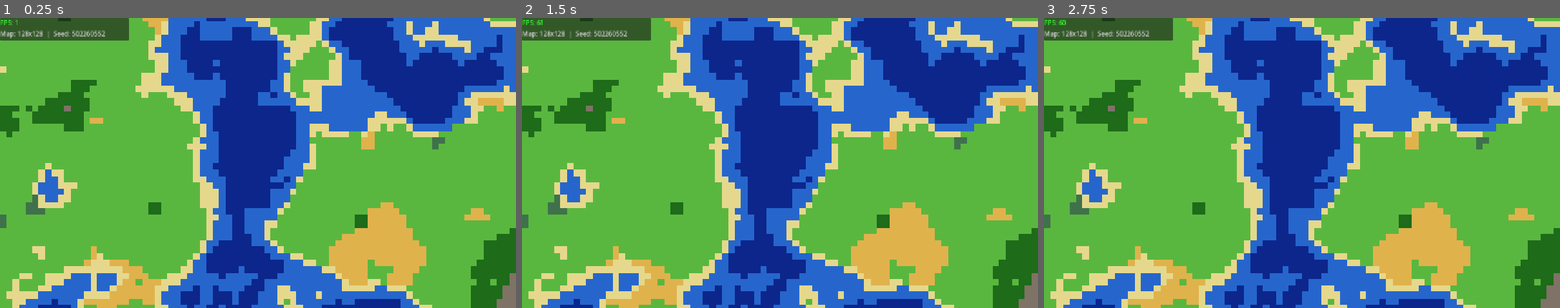
Above: before the commit, frames 1-3 (left to right).
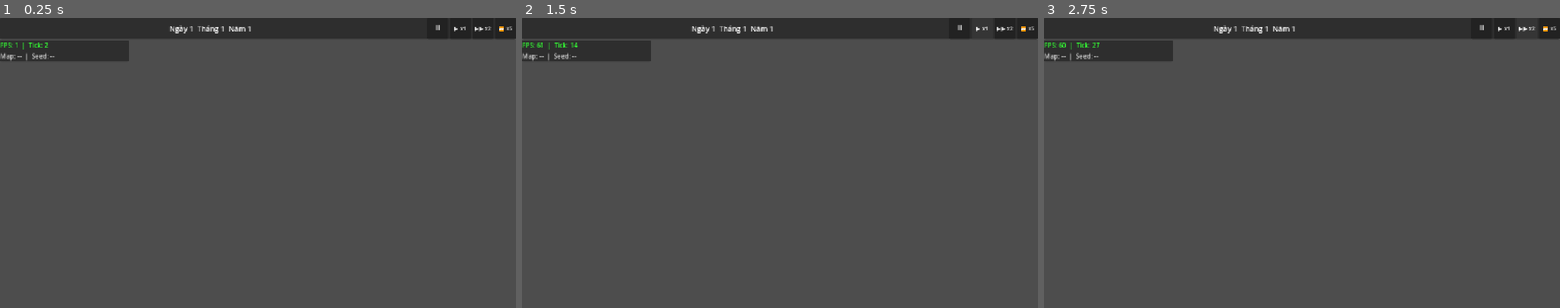
Above: after the commit, the same moments.

Repository: fate1105/worldcity
Game: Godot game, scene res://scenes/game.tscn
The game is run twice, just before and just after one commit, with the same random seed, the same clock (stepped at 60 frames per second) and the same inputs.
Inputs (mouse positions are in pixels of both pictures, inside the frame that each line leads up to):
- Up to frame 1 (0.25 s): no input
- Up to frame 2 (1.5 s): click (960, 29) at 0.5 s, where only the run after the commit has a clickable "⏸"; click (981, 29) at 1.25 s, where only the run after the commit has a clickable "▶ x1"
- Up to frame 3 (2.75 s): click (1529, 29) at 2 s, where only the run after the commit has a clickable "▶▶ x2"

The runs differ from the first frame. In frame 1, 100% of the frame differs, in the area x 0-100%, y 0-100%; in frame 2, 100%; in frame 3, 100%.
Error after the commit: Parse Error: The function signature doesn't match the parent. Parent signature is "_get(StringName) -> Variant". (res://src/autoload/data_db.gd:68)

Commit message:
feat: Milestone 2 - EventBus signals, GameClock tick/speed, DataDB JSON loader, HUD day/month/year + speed buttons

Diff:
--- a/scenes/game.gd
+++ b/scenes/game.gd
@@ -1,7 +1,8 @@
 extends Node2D
 
-## Script cho scene game.tscn — điều phối toàn bộ Milestone 1
-## Khởi tạo WorldState, sinh bản đồ, render WorldView, debug overlay
+## Script cho scene game.tscn — điều phối toàn bộ game
+## Milestone 1: WorldState, WorldGen, WorldView, Camera
+## Milestone 2: DataDB, GameClock, HUD
 
 @onready var _camera: CameraController = $CameraController
 @onready var _world_view: WorldView = $WorldView
@@ -15,10 +16,16 @@
 var _world_state: WorldState
 
 func _ready() -> void:
+	# Nạp dữ liệu JSON
+	DataDB.load_all()
+
 	# Tạo world state và sinh bản đồ
 	var seed_val: int = randi()
 	_world_state = WorldState.new(MAP_WIDTH, MAP_HEIGHT, seed_val)
 	WorldGen.generate(_world_state, seed_val)
+
+	# Đồng bộ thời gian từ WorldState vào GameClock
+	GameClock.sync_from_world(_world_state)
 
 	# Khởi tạo camera với giới hạn
 	_camera.setup_limits(MAP_WIDTH, MAP_HEIGHT, TILE_PX)
@@ -26,11 +33,13 @@
 	# Khởi tạo WorldView
 	_world_view.setup(_world_state, _camera)
 
-	# In thông tin seed để tái hiện
 	push_warning("WorldCity seed: %d" % seed_val)
 
 func _process(_delta: float) -> void:
-	_label_fps.text = "FPS: %d" % Engine.get_frames_per_second()
+	_label_fps.text = "FPS: %d  |  Tick: %d" % [
+		Engine.get_frames_per_second(),
+		GameClock.tick
+	]
 	_label_info.text = "Map: %dx%d  |  Seed: %d" % [
 		MAP_WIDTH, MAP_HEIGHT, _world_state.rng_seed
 	]
--- a/scenes/game.tscn
+++ b/scenes/game.tscn
@@ -3,6 +3,7 @@
 [ext_resource type="Script" path="res://scenes/game.gd" id="1_game"]
 [ext_resource type="Script" path="res://src/view/camera_controller.gd" id="2_cam"]
 [ext_resource type="Script" path="res://src/view/world_view.gd" id="3_wv"]
+[ext_resource type="PackedScene" path="res://src/ui/hud.tscn" id="4_hud"]
 
 [node name="Game" type="Node2D"]
 script = ExtResource("1_game")
@@ -13,13 +14,16 @@
 [node name="WorldView" type="Node2D" parent="."]
 script = ExtResource("3_wv")
 
+[node name="HUD" parent="." instance=ExtResource("4_hud")]
+
 [node name="DebugOverlay" type="CanvasLayer" parent="."]
 layer = 10
 
 [node name="Panel" type="PanelContainer" parent="DebugOverlay"]
 anchors_preset = 0
+offset_top = 56.0
 offset_right = 320.0
-offset_bottom = 56.0
+offset_bottom = 108.0
 
 [node name="VBox" type="VBoxContainer" parent="DebugOverlay/Panel"]
 layout_mode = 2
--- a/src/autoload/data_db.gd
+++ b/src/autoload/data_db.gd
@@ -1,3 +1,110 @@
 extends Node
 
-# Nạp dữ liệu JSON lúc khởi động
+## DataDB — autoload nạp toàn bộ JSON lúc khởi động
+## Cung cấp hàm tra cứu nhanh, kiểm tra schema, báo lỗi rõ khi thiếu trường
+
+var _buildings: Dictionary = {}
+var _races: Dictionary = {}
+var _traits: Dictionary = {}
+var _powers: Dictionary = {}
+var _disasters: Dictionary = {}
+var _events: Dictionary = {}
+var _terrain: Dictionary = {}
+var _balance: Dictionary = {}
+
+## Gọi 1 lần khi game khởi động (game.gd hoặc autoload _ready)
+func load_all() -> void:
+	_buildings = _load_json("res://data/buildings.json")
+	_races      = _load_json("res://data/races.json")
+	_traits     = _load_json("res://data/traits.json")
+	_powers     = _load_json("res://data/powers.json")
+	_disasters  = _load_json("res://data/disasters.json")
+	_events     = _load_json("res://data/events.json")
+	_terrain    = _load_json("res://data/terrain.json")
+	_balance    = _load_json("res://data/balance.json")
+	_validate_all()
+
+# ──────────────────────────────────────────────
+# Tra cứu
+# ──────────────────────────────────────────────
+
+func building(key: String) -> Dictionary:
+	return _get(_buildings, "buildings", key)
+
+func race(key: String) -> Dictionary:
+	return _get(_races, "races", key)
+
+func trait_data(key: String) -> Dictionary:
+	return _get(_traits, "traits", key)
+
+func power(key: String) -> Dictionary:
+	return _get(_powers, "powers", key)
+
+func disaster(key: String) -> Dictionary:
+	return _get(_disasters, "disasters", key)
+
+func terrain(key: String) -> Dictionary:
+	return _get(_terrain, "terrain", key)
+
+func balance(key: String) -> Variant:
+	if _balance.has(key):
+		return _balance[key]
+	push_error("DataDB: thiếu balance key '%s'" % key)
+	return null
+
+func all_buildings() -> Dictionary:
+	return _buildings
+
+func all_races() -> Dictionary:
+	return _races
+
+func all_powers() -> Dictionary:
+	return _powers
+
+# ──────────────────────────────────────────────
+# Nội bộ
+# ──────────────────────────────────────────────
+
+func _get(db: Dictionary, db_name: String, key: String) -> Dictionary:
+	if db.has(key):
+		return db[key] as Dictionary
+	push_error("DataDB: không tìm thấy '%s' trong %s" % [key, db_name])
+	return {}
+
+func _load_json(path: String) -> Dictionary:
+	if not FileAccess.file_exists(path):
+		push_error("DataDB: file không tồn tại: %s" % path)
+		return {}
+	var file := FileAccess.open(path, FileAccess.READ)
+	if file == null:
+		push_error("DataDB: không đọc được file: %s" % path)
+		return {}
+	var text: String = file.get_as_text()
+	file.close()
+	var result: Variant = JSON.parse_string(text)
+	if result == null:
+		push_error("DataDB: JSON không hợp lệ trong: %s" % path)
+		return {}
+	return result as Dictionary
+
+func _validate_all() -> void:
+	# Kiểm tra các trường bắt buộc của buildings
+	for key: String in _buildings:
+		var b: Dictionary = _buildings[key]
+		if not b.has("cost"):
+			push_error("DataDB: buildings['%s'] thiếu trường 'cost'" % key)
+		if not b.has("upkeep"):
+			push_error("DataDB: buildings['%s'] thiếu trường 'upkeep'" % key)
+
+	# Kiểm tra races
+	for key: String in _races:
+		var r: Dictionary = _races[key]
+		for field: String in ["lifespan", "birth_rate", "attack", "color"]:
+			if not r.has(field):
+				push_error("DataDB: races['%s'] thiếu trường '%s'" % [key, field])
+
+	# Kiểm tra powers
+	for key: String in _powers:
+		var p: Dictionary = _powers[key]
+		if not p.has("mana"):
+			push_error("DataDB: powers['%s'] thiếu trường 'mana'" % key)
--- a/src/autoload/event_bus.gd
+++ b/src/autoload/event_bus.gd
@@ -1,4 +1,32 @@
 extends Node
 
-# Sự kiện trung tâm của game
-# Ví dụ: signal day_passed(day: int)
+## EventBus — autoload trung tâm, mọi hệ thống giao tiếp qua đây
+## Không được gọi trực tiếp giữa các hệ thống, chỉ dùng signal
+
+# --- Thời gian ---
+signal tick_happened(tick_number: int)
+signal day_passed(day: int, month: int, year: int)
+signal month_passed(month: int, year: int)
+signal year_passed(year: int)
+
+# --- Thế giới ---
+signal world_generated(seed_val: int)
+signal tile_changed(x: int, y: int)
+
+# --- Tốc độ ---
+signal speed_changed(new_speed: int)  # 0=pause, 1, 2, 5
+
+# --- Dân cư (dùng từ Milestone 4) ---
+signal citizen_spawned(citizen_id: int)
+signal citizen_died(citizen_id: int)
+
+# --- Công trình (dùng từ Milestone 6) ---
+signal building_placed(building_id: int, x: int, y: int)
+signal building_removed(building_id: int)
+
+# --- Quyền năng (dùng từ Milestone 3) ---
+signal power_used(power_id: String, x: int, y: int)
+
+# --- Chiến tranh / ngoại giao (dùng từ Milestone 10) ---
+signal war_declared(kingdom_a: int, kingdom_b: int)
+signal peace_made(kingdom_a: int, kingdom_b: int)
--- a/src/autoload/game_clock.gd
+++ b/src/autoload/game_clock.gd
@@ -1,3 +1,80 @@
 extends Node
 
-# Quản lý tick và thời gian trong game
+## GameClock — autoload quản lý tick và thời gian game
+## Tick cố định 10/giây ở x1. Tốc độ: 0=pause, 1, 2, 5
+## Phát signal qua EventBus, không tự vẽ gì.
+
+const TICKS_PER_SECOND: int = 10   # tick/giây ở x1
+const TICKS_PER_DAY: int    = 100  # 1 ngày = 100 tick
+const DAYS_PER_MONTH: int   = 30   # 1 tháng = 30 ngày
+const MONTHS_PER_YEAR: int  = 12   # 1 năm = 12 tháng
+
+## Số tick tối đa được xử lý trong 1 frame (tránh treo)
+const MAX_TICKS_PER_FRAME: int = 20
+
+## Tốc độ hiện tại: 0=pause, 1=x1, 2=x2, 5=x5
+var speed: int = 1
+
+## Bộ đếm thời gian thực (giây) để biết khi nào cần tick
+var _accum: float = 0.0
+
+## Thời gian mỗi tick (giây) ở tốc độ x1
+var _tick_interval: float = 1.0 / float(TICKS_PER_SECOND)
+
+## Trạng thái thời gian game (đồng bộ với WorldState)
+var tick: int = 0
+var day: int = 1
+var month: int = 1
+var year: int = 1
+
+func _process(delta: float) -> void:
+	if speed == 0:
+		return
+
+	_accum += delta * float(speed)
+	var ticks_this_frame: int = 0
+
+	while _accum >= _tick_interval and ticks_this_frame < MAX_TICKS_PER_FRAME:
+		_accum -= _tick_interval
+		_do_tick()
+		ticks_this_frame += 1
+
+## Thực hiện 1 tick
+func _do_tick() -> void:
+	tick += 1
+	EventBus.tick_happened.emit(tick)
+
+	# Ngày
+	if tick % TICKS_PER_DAY == 0:
+		day += 1
+		if day > DAYS_PER_MONTH:
+			day = 1
+			month += 1
+			EventBus.month_passed.emit(month, year)
+			if month > MONTHS_PER_YEAR:
+				month = 1
+				year += 1
+				EventBus.year_passed.emit(year)
+		EventBus.day_passed.emit(day, month, year)
+
+## Đặt tốc độ (0/1/2/5)
+func set_speed(new_speed: int) -> void:
+	if new_speed not in [0, 1, 2, 5]:
+		push_error("GameClock: tốc độ không hợp lệ: %d" % new_speed)
+		return
+	speed = new_speed
+	EventBus.speed_changed.emit(speed)
+
+## Đồng bộ với WorldState sau khi tải game
+func sync_from_world(world_state: WorldState) -> void:
+	tick  = world_state.tick
+	day   = world_state.day
+	month = world_state.month
+	year  = world_state.year
+
+## Ghi lại vào WorldState trước khi lưu
+func sync_to_world(world_state: WorldState) -> void:
+	world_state.tick  = tick
+	world_state.day   = day
+	world_state.month = month
+	world_state.year  = year
--- /dev/null
+++ b/src/ui/hud.gd
@@ -0,0 +1,46 @@
+extends CanvasLayer
+
+## HUD chính — hiện thị thời gian và nút điều khiển tốc độ
+## Nhận event từ EventBus, không đọc state trực tiếp mỗi frame
+
+@onready var _label_time: Label     = $TopBar/HBoxTime/LabelTime
+@onready var _btn_pause: Button     = $TopBar/HBoxSpeed/BtnPause
+@onready var _btn_1x: Button        = $TopBar/HBoxSpeed/Btn1x
+@onready var _btn_2x: Button        = $TopBar/HBoxSpeed/Btn2x
+@onready var _btn_5x: Button        = $TopBar/HBoxSpeed/Btn5x
+
+func _ready() -> void:
+	# Kết nối signal từ EventBus
+	EventBus.day_passed.connect(_on_day_passed)
+	EventBus.speed_changed.connect(_on_speed_changed)
+
+	# Kết nối nút tốc độ
+	_btn_pause.pressed.connect(func() -> void: GameClock.set_speed(0))
+	_btn_1x.pressed.connect(func() -> void: GameClock.set_speed(1))
+	_btn_2x.pressed.connect(func() -> void: GameClock.set_speed(2))
+	_btn_5x.pressed.connect(func() -> void: GameClock.set_speed(5))
+
+	# Hiển thị trạng thái ban đầu
+	_refresh_time(GameClock.day, GameClock.month, GameClock.year)
+	_highlight_speed(GameClock.speed)
+
+func _on_day_passed(day: int, month: int, year: int) -> void:
+	_refresh_time(day, month, year)
+
+func _on_speed_changed(new_speed: int) -> void:
+	_highlight_speed(new_speed)
+
+func _refresh_time(day: int, month: int, year: int) -> void:
+	_label_time.text = "Ngày %d  Tháng %d  Năm %d" % [day, month, year]
+
+func _highlight_speed(speed: int) -> void:
+	# Reset tất cả nút về flat
+	for btn: Button in [_btn_pause, _btn_1x, _btn_2x, _btn_5x]:
+		btn.flat = false
+		btn.modulate = Color(1.0, 1.0, 1.0, 0.6)
+	# Nút đang chọn sáng lên
+	match speed:
+		0: _btn_pause.modulate = Color.WHITE
+		1: _btn_1x.modulate    = Color.WHITE
+		2: _btn_2x.modulate    = Color.WHITE
+		5: _btn_5x.modulate    = Color.WHITE
--- /dev/null
+++ b/src/ui/hud.tscn
@@ -0,0 +1,60 @@
+[gd_scene format=3 uid="uid://hud_scene_v1"]
+
+[ext_resource type="Script" path="res://src/ui/hud.gd" id="1_hud"]
+
+[node name="HUD" type="CanvasLayer"]
+layer = 5
+script = ExtResource("1_hud")
+
+[node name="TopBar" type="PanelContainer" parent="."]
+anchors_preset = 3
+anchor_left = 0.0
+anchor_top = 0.0
+anchor_right = 1.0
+anchor_bottom = 0.0
+offset_bottom = 52.0
+grow_horizontal = 2
+grow_vertical = 1
+
+[node name="HBoxMain" type="HBoxContainer" parent="TopBar"]
+layout_mode = 2
+theme_override_constants/separation = 16
+
+[node name="HBoxTime" type="HBoxContainer" parent="TopBar/HBoxMain"]
+layout_mode = 2
+size_flags_horizontal = 3
+
+[node name="LabelTime" type="Label" parent="TopBar/HBoxMain/HBoxTime"]
+layout_mode = 2
+size_flags_horizontal = 3
+text = "Ngày 1  Tháng 1  Năm 1"
+theme_override_font_sizes/font_size = 18
+horizontal_alignment = 1
+
+[node name="HBoxSpeed" type="HBoxContainer" parent="TopBar/HBoxMain"]
+layout_mode = 2
+theme_override_constants/separation = 4
+
+[node name="BtnPause" type="Button" parent="TopBar/HBoxMain/HBoxSpeed"]
+layout_mode = 2
+custom_minimum_size = Vector2(52, 36)
+text = "⏸"
+theme_override_font_sizes/font_size = 18
+
+[node name="Btn1x" type="Button" parent="TopBar/HBoxMain/HBoxSpeed"]
+layout_mode = 2
+custom_minimum_size = Vector2(52, 36)
+text = "▶ x1"
+theme_override_font_sizes/font_size = 14
+
+[node name="Btn2x" type="Button" parent="TopBar/HBoxMain/HBoxSpeed"]
+layout_mode = 2
+custom_minimum_size = Vector2(52, 36)
+text = "▶▶ x2"
+theme_override_font_sizes/font_size = 14
+
+[node name="Btn5x" type="Button" parent="TopBar/HBoxMain/HBoxSpeed"]
+layout_mode = 2
+custom_minimum_size = Vector2(52, 36)
+text = "⏩ x5"
+theme_override_font_sizes/font_size = 14
